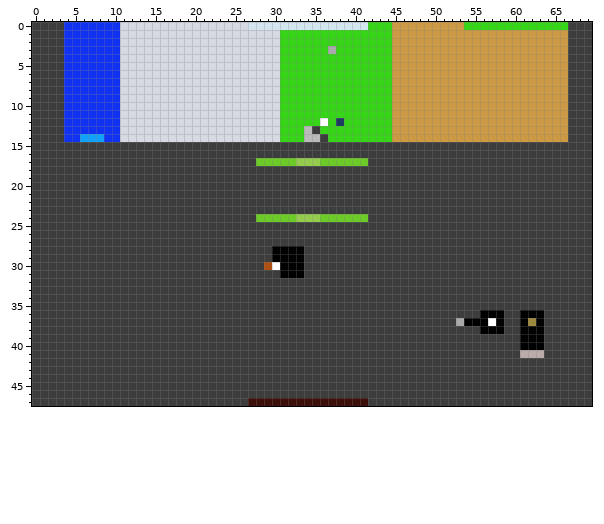
File history of a sprite sheet, files/biome_impl/debug/biome_map_debug.png. That is the earlier state.
The file is 70x48 pixels. Colours within 5 levels of each other are drawn and written as one.
After the commit:
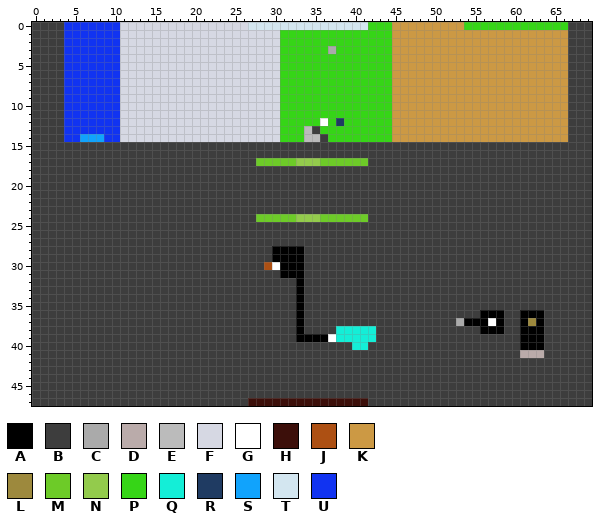
Palette (. is transparent): A #000000  B #3d3d3d  C #aaaaaa  D #baabaa  E #bbbbbb  F #d6d8e3  G #ffffff  H #3c0f0a  J #ad5013  K #cc9944  L #9d893d  M #6dcb28  N #93cb4c  P #36d517  Q #14eed7  R #1f3b62  S #11a3fc  T #d3e6f0  U #1133f1
What changed:
y 32..37: x 33 B -> A
y 38: x 33 B -> A; x 38..42 BBBBB -> QQQQQ
y 39: x 33..42 BBBBBBBBBB -> AAAAGQQQQQ
y 40: x 40..41 BB -> QQ
Pixel boxes of the changes (left, top, right, bottom) in both pictures:
changed: (296, 278, 376, 350)
